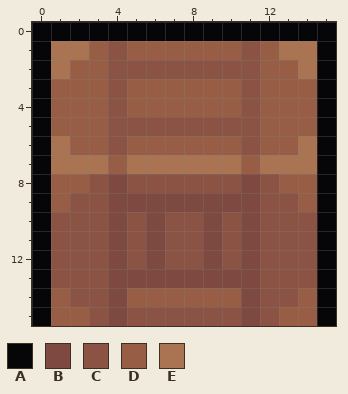
Two versions of one pixel-art file, assets/aseprite/box.aseprite. This is how it looked before the edit.
16x16 pixels, 1 frame.
Palette (. is transparent): A #060608  B #7e4940  C #8b5343  D #985e45  E #aa7352
The same view after the edit:
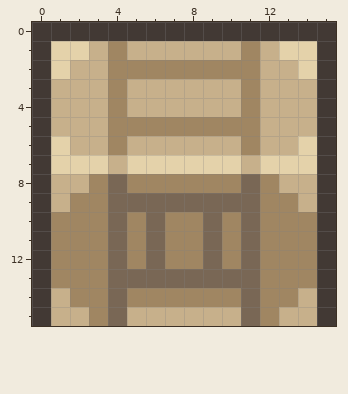
Edits made:
Colour A changes from #060608 to #423934.
Colour B changes from #7e4940 to #796755.
Colour C changes from #8b5343 to #a08662.
Colour D changes from #985e45 to #c7b08b.
Colour E changes from #aa7352 to #e4d2aa.
The author changed colour D to colour C in row 14 at x 5 to 10.
The author changed colour C to colour D in row 15 at x 5 to 10.
Pixel boxes of the changes (left, top, right, bottom) in both pictures:
changed: (32, 22, 336, 326)
